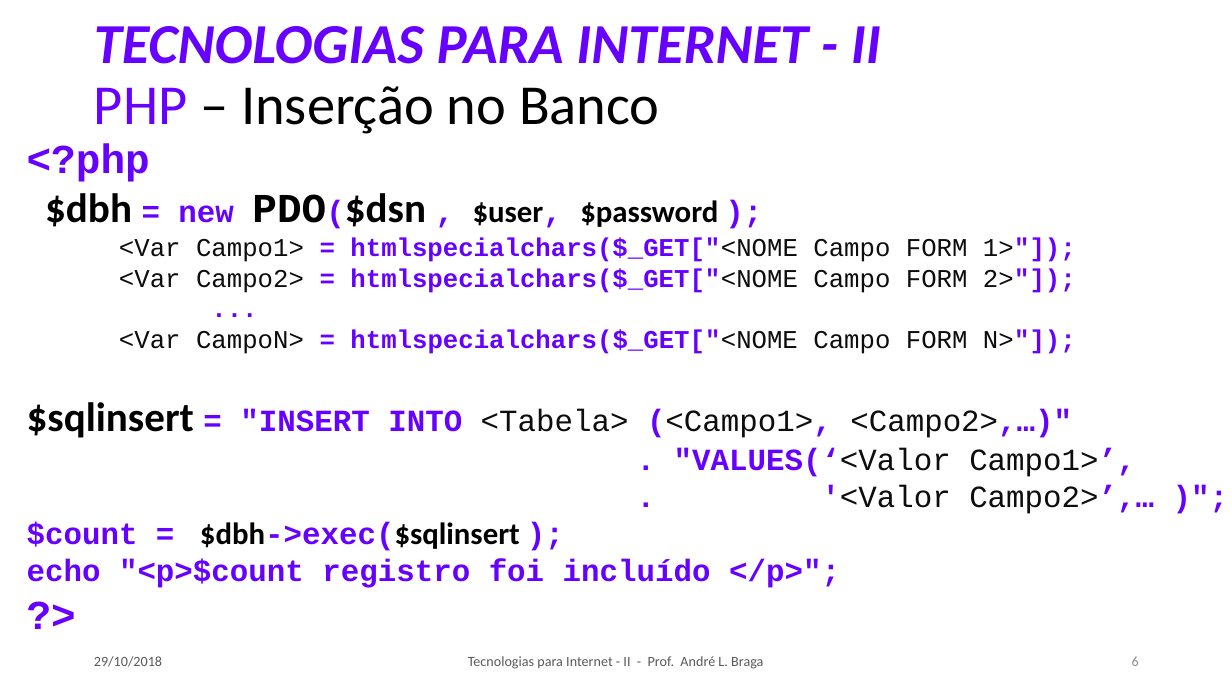
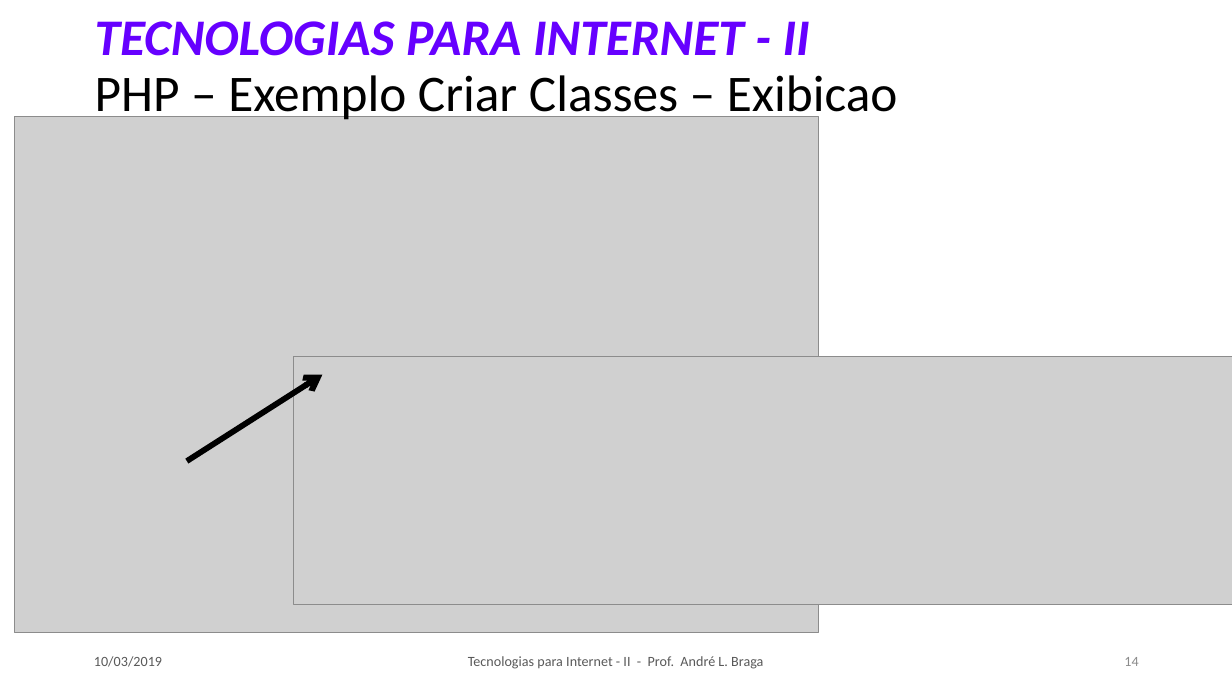
Before and after one commit to LeoCaronezi/CURSOS, a slide deck: slide 14 of TECNOLOGIAS PARA INTERNET II/SLIDES/TI-2_Aula_07.pptx (slide 6 before the commit). Drawn at 1232x693 pixels with LibreOffice and Linux fonts; fonts in the diff are those of the drawing; grey boxes stand for pictures. Boxes give left, top, right and bottom in pixels: in the first picture for what was removed or moved away, otherwise in the second. Text is boxed around its words. In the diff, an @@ line names an element or a change of style, - is before the commit and + after.

```diff
--- a/TECNOLOGIAS PARA INTERNET II/SLIDES/TI-2_Aula_07.pptx
+++ b/TECNOLOGIAS PARA INTERNET II/SLIDES/TI-2_Aula_07.pptx
@@ title at box(95, 21, 898, 123): text changed; size 44 to 40 pt; text colour #6600FF to #000000; bold off; italic off @@
-TECNOLOGIAS PARA INTERNET - II
-PHP – Inserção no Banco
+TECNOLOGIAS PARA INTERNET - II
+PHP – Exemplo Criar Classes – Exibicao
@@ picture added at box(14, 116, 819, 632) @@
@@ text removed at box(27, 143, 1154, 588) @@
-  <?php
-  $dbh = new PDO($dsn , $user, $password );
-  <Var Campo1> = htmlspecialchars($_GET["<NOME Campo FORM 1>"]);
-  <Var Campo2> = htmlspecialchars($_GET["<NOME Campo FORM 2>"]);
-  ...
-  <Var CampoN> = htmlspecialchars($_GET["<NOME Campo FORM N>"]);
-  $sqlinsert = "INSERT INTO <Tabela> (<Campo1>, <Campo2>,…)"
-  . "VALUES(‘<Valor Campo1>’,
-  . '<Valor Campo2>’,… )";
-  $count = $dbh->exec($sqlinsert );
-  echo "<p>$count registro foi incluído </p>";
-  ?>
@@ picture added at box(294, 357, 1232, 604) @@
@@ arrow added from (187, 461) to (323, 374), #000000 4.5 pt @@
@@ text at box(94, 656, 162, 667): text changed @@
-29/10/2018
+10/03/2019
@@ page number at box(1124, 657, 1138, 666): text changed @@
-6
+14
```
Also in this commit, not shown: 12 other slides changed, 5 slides added, 14 slides removed, 7 other files.
